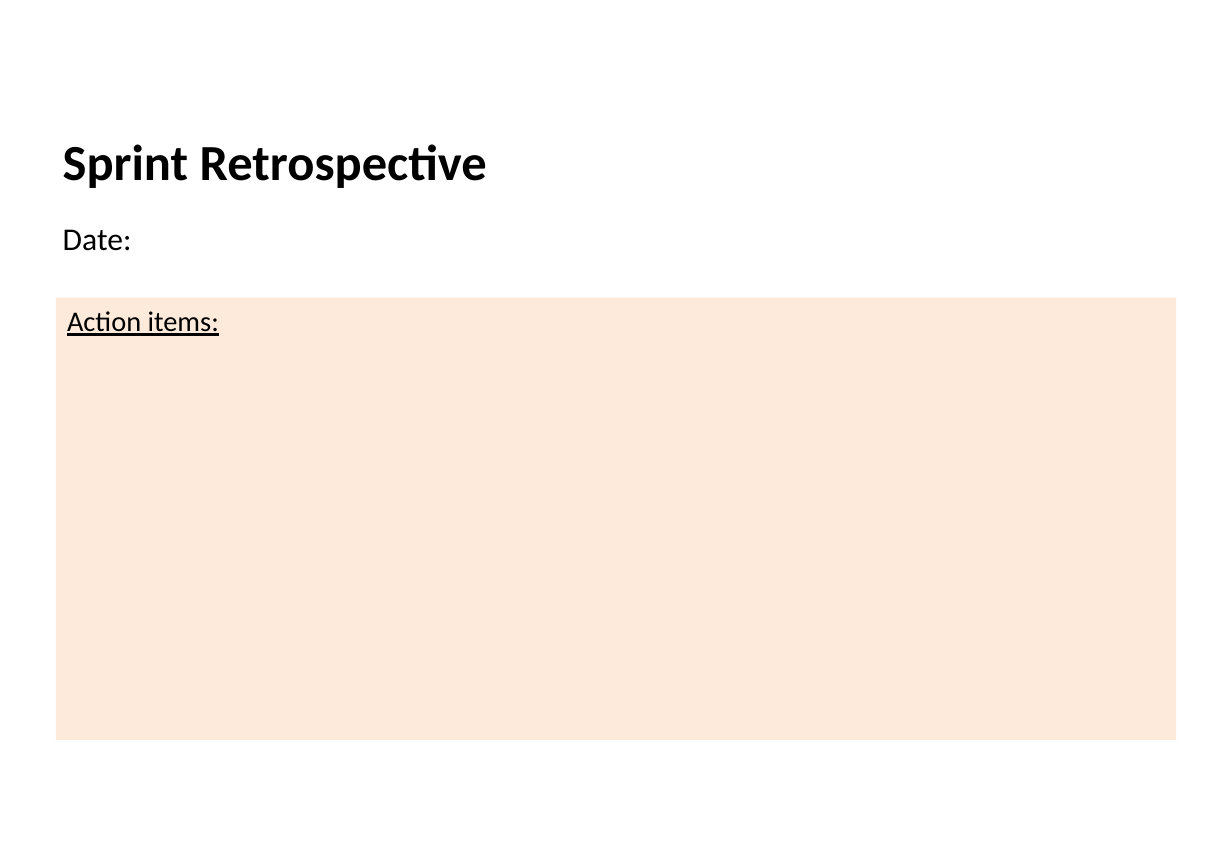
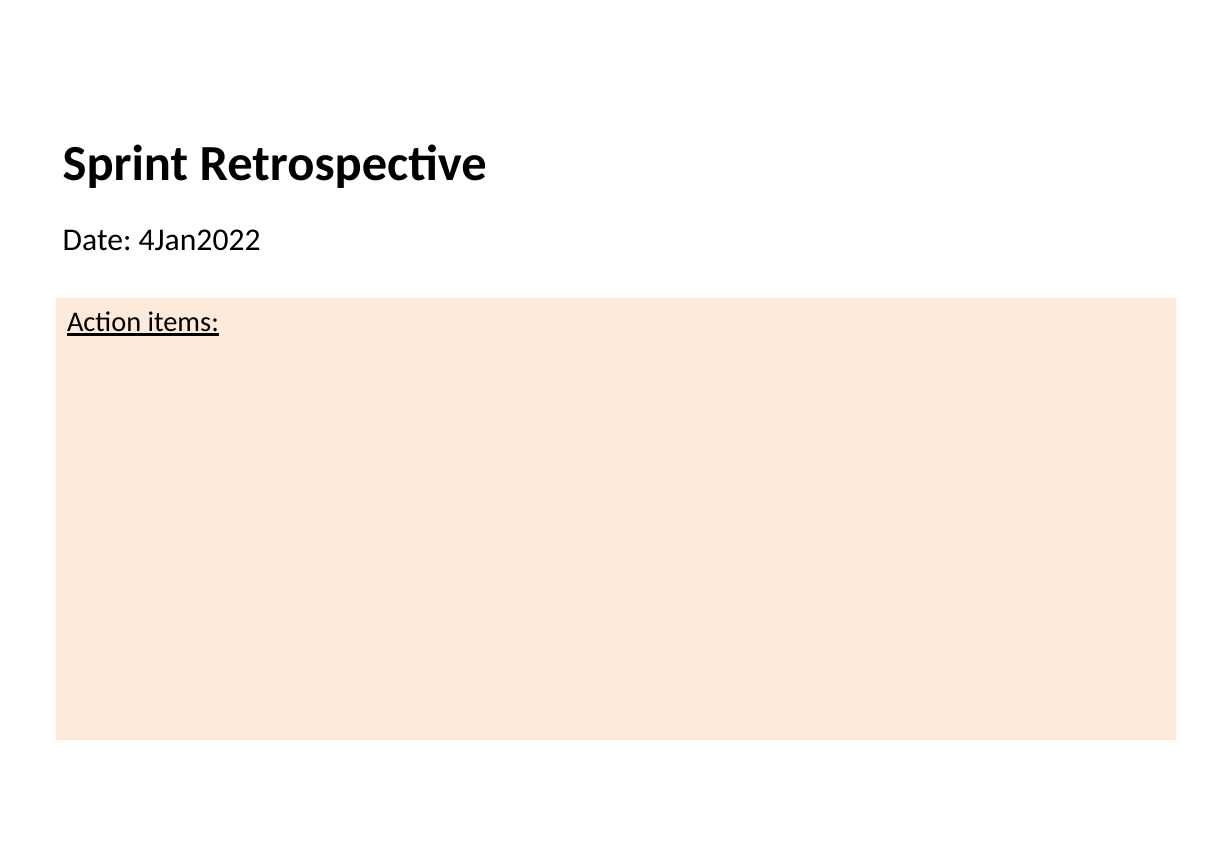
Before and after one commit to Diogosadias/LEI_PI_SEM3, a slide deck: slide 11 of docs/Sprint3/LAPR3 - Sprint 3 Status Report.pptx. Drawn at 1232x853 pixels with LibreOffice and Linux fonts; fonts in the diff are those of the drawing; background and template pictures are left out. Boxes give left, top, right and bottom in pixels: in the first picture for what was removed or moved away, otherwise in the second. Text is boxed around its words. In the diff, an @@ line names an element or a change of style, - is before the commit and + after.

```diff
--- a/docs/Sprint3/LAPR3 - Sprint 3 Status Report.pptx
+++ b/docs/Sprint3/LAPR3 - Sprint 3 Status Report.pptx
@@ text at <box>63,229,261,251</box>: text changed @@
-Date:
+Date: 4Jan2022
```
Also in this commit, not shown: 8 other slides changed.
